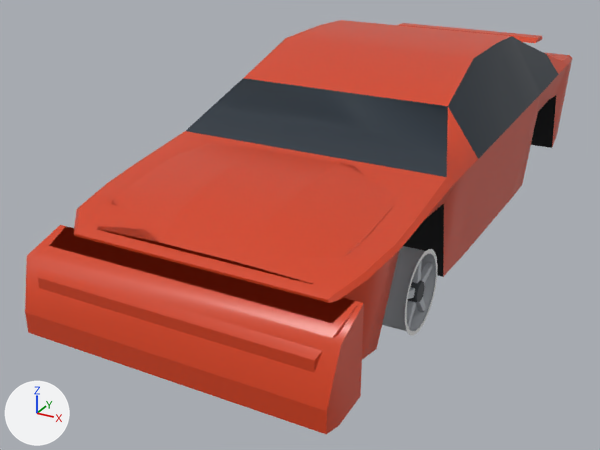
Renders of the glTF model godot/content/packs/base/cars/prototipo/model.glb from each side of a commit.
Both versions are drawn from a camera (50 mm lens) standing at (2.15, -4.89, 2.34) and looking at (-0.26, -0.51, 0.15). The lights are fixed; the arrows at lower left show +X, +Y and +Z. The first picture is the older version. Where no turn or scale is listed for an object, it has been applied to the vertices. Vertices at exactly the same position are counted once.

In view in the first picture: 'body-stock', 'bumper_front-kit01', 'bumper_front-kit02', 'bumper_front-stock', 'glass-stock', 'hood-kit01', 'rim-stock' and 1 more.
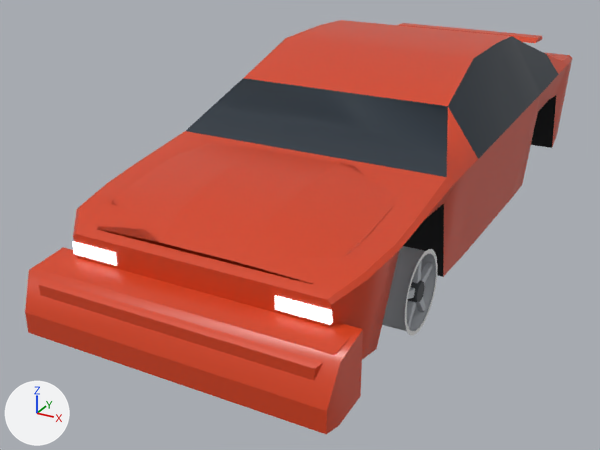
Edits to the bpy script that builds the scene:
```text
Change me_bumper_front_stock2:
    used by ob_bumper_front_stock; location = (0.0, 0.0, 0.0)
    remove me_bumper_front_stock2.from_pydata(...)  # 14 vertices, 24 faces; spans x -0.83..0.83, y -2.22..-2.0, z 0.24..0.6
    add me_bumper_front_stock2.from_pydata(...)  # 14 vertices, 24 faces; spans x -0.83..0.83, y -2.22..-2.0, z 0.24..0.47
    me_bumper_front_stock2 part 1
    me_bumper_front_stock2.vertices[1].co: (0.8, -2.16, 0.56) -> (0.8, -2.16, 0.45)  # pixel (332, 323) -> pixel (331, 346)
    me_bumper_front_stock2.vertices[2].co: (0.83, -2.0, 0.6) -> (0.83, -2.0, 0.47)  # pixel (355, 300) -> pixel (354, 326)
    me_bumper_front_stock2.vertices[4].co: (-0.8, -2.16, 0.56) -> (-0.8, -2.16, 0.45)  # pixel (49, 245) -> pixel (51, 265)
    me_bumper_front_stock2.vertices[5].co: (-0.83, -2.0, 0.6) -> (-0.83, -2.0, 0.47)  # pixel (66, 226) -> pixel (68, 248)
    me_bumper_front_stock2.vertices[8].co: (0.7, -2.22, 0.5) -> (0.7, -2.22, 0.42)
    me_bumper_front_stock2.vertices[10].co: (-0.7, -2.22, 0.5) -> (-0.7, -2.22, 0.42)
    me_bumper_front_stock2.vertices[12].co: (0.0, -2.0, 0.42) -> (0.0, -2.0, 0.35)
    me_bumper_front_stock2.vertices[13].co: (0.0, -2.22, 0.4) -> (0.0, -2.22, 0.36)
Change me_bumper_front_kit012:
    used by ob_bumper_front_kit01; location = (0.0, 0.0, 0.0)
    remove me_bumper_front_kit012.from_pydata(...)  # 14 vertices, 24 faces; spans x -0.85..0.85, y -2.28..-2.0, z 0.15..0.6
    add me_bumper_front_kit012.from_pydata(...)  # 14 vertices, 24 faces; spans x -0.85..0.85, y -2.28..-2.0, z 0.15..0.47
    me_bumper_front_kit012 part 2
    me_bumper_front_kit012.vertices[1].co: (0.84, -2.2, 0.55) -> (0.84, -2.2, 0.45)  # pixel (336, 332) -> pixel (336, 353)
    me_bumper_front_kit012.vertices[2].co: (0.85, -2.0, 0.6) -> (0.85, -2.0, 0.47)  # pixel (359, 301) -> pixel (358, 328)
    me_bumper_front_kit012.vertices[4].co: (-0.84, -2.2, 0.55) -> (-0.84, -2.2, 0.45)  # pixel (37, 248) -> pixel (40, 266)
    me_bumper_front_kit012.vertices[5].co: (-0.85, -2.0, 0.6) -> (-0.85, -2.0, 0.47)  # pixel (63, 225) -> pixel (66, 248)
    me_bumper_front_kit012.vertices[8].co: (0.78, -2.28, 0.44) -> (0.78, -2.28, 0.4)  # pixel (314, 360) -> pixel (314, 368)
    me_bumper_front_kit012.vertices[10].co: (-0.78, -2.28, 0.44) -> (-0.78, -2.28, 0.4)  # pixel (37, 277) -> pixel (38, 284)
    me_bumper_front_kit012.vertices[12].co: (0.0, -2.0, 0.38) -> (0.0, -2.0, 0.31)
    me_bumper_front_kit012.vertices[13].co: (0.0, -2.28, 0.3) -> (0.0, -2.28, 0.28)
Change me_bumper_front_kit022:
    used by ob_bumper_front_kit02; location = (0.0, 0.0, 0.0)
    remove me_bumper_front_kit022.from_pydata(...)  # 14 vertices, 24 faces; spans x -0.88..0.88, y -2.32..-2.0, z 0.12..0.6
    add me_bumper_front_kit022.from_pydata(...)  # 14 vertices, 24 faces; spans x -0.88..0.88, y -2.32..-2.0, z 0.12..0.47
    me_bumper_front_kit022 part 3
    me_bumper_front_kit022.vertices[1].co: (0.88, -2.24, 0.52) -> (0.88, -2.24, 0.44)  # pixel (340, 345) -> pixel (340, 362)
    me_bumper_front_kit022.vertices[2].co: (0.87, -2.0, 0.6) -> (0.87, -2.0, 0.47)  # pixel (363, 302) -> pixel (362, 329)
    me_bumper_front_kit022.vertices[4].co: (-0.88, -2.24, 0.52) -> (-0.88, -2.24, 0.44)  # pixel (26, 255) -> pixel (28, 269)
    me_bumper_front_kit022.vertices[5].co: (-0.87, -2.0, 0.6) -> (-0.87, -2.0, 0.47)  # pixel (60, 224) -> pixel (63, 247)
    me_bumper_front_kit022.vertices[12].co: (0.0, -2.0, 0.36) -> (0.0, -2.0, 0.29)
```

Boxes (x1, y1, x2, y2) around the edits, measured in the pictures (600 x 450 px; the box of a moved part takes in the faces that stretch with it):
'bumper_front-kit02', reshaped (10% shorter): before (25, 225, 364, 434); after (25, 247, 363, 434)
'bumper_front-kit01', reshaped (9% shorter): before (38, 226, 359, 373); after (39, 248, 358, 381)
'bumper_front-stock', reshaped (not visible afterwards): before (49, 228, 355, 324)
part 3 of me_bumper_front_kit022, moved or reshaped: before (25, 225, 364, 405); after (25, 247, 363, 405)
